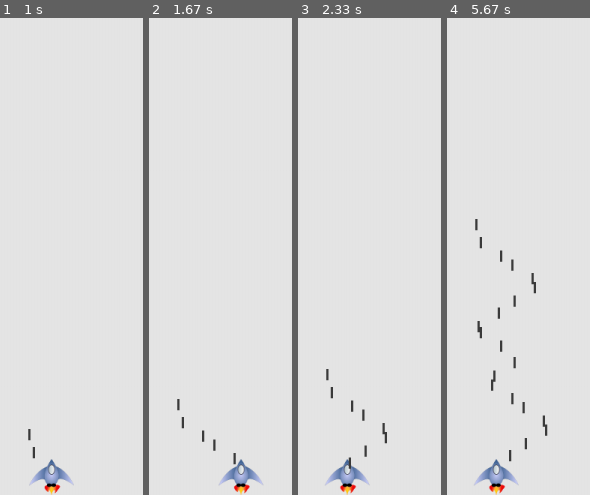
Above: before the commit, frames 1-4 (left to right).
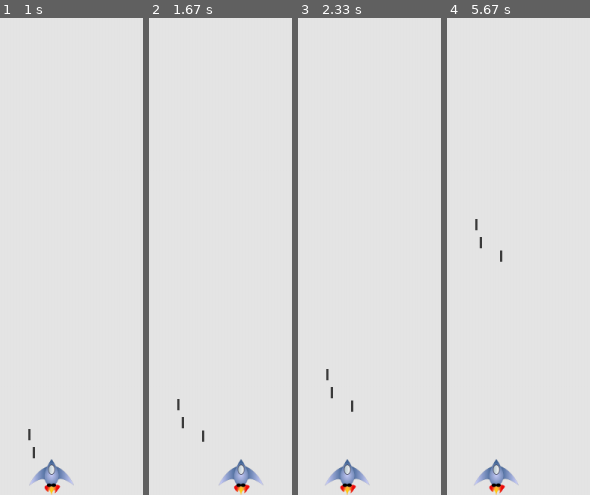
Above: after the commit, the same moments.

Repository: nestor5toglan/invasion_alliens_pygame
Game: pygame game, started from alien_invasion.py
The game is run twice, just before and just after one commit, with the same random seed, the same clock (stepped at 60 frames per second) and the same inputs.
Inputs:
- Up to frame 1 (1 s): tap Space at 0.33, 0.73 s; hold Right from 0.67 s (still down)
- Up to frame 2 (1.67 s): tap Space at 1.03, 1.23, 1.53 s; release Right at 1.13 s; hold Right 1.17-1.63 s
- Up to frame 3 (2.33 s): hold Left 1.67-2.2 s; tap Space at 1.73, 2.03, 2.3 s; hold Left from 2.23 s (still down)
- Up to frame 4 (5.67 s): tap Space at 2.6, 2.73, 3.03, 3.4, 3.7, 3.9, 4.2, 4.4, 4.7, 4.9, 5.2, 5.47 s; release Left at 2.63 s; hold Right 2.67-3.3 s; hold Left 3.33-3.8 s; hold Right 3.83-4.3 s; hold Right 4.33-4.8 s; hold Left 4.83-5.37 s; hold Left from 5.4 s (still down)

Frame 1 is identical in both runs. In frame 2, 0.1% of the frame differs, in the area x 44-61%, y 88-94%; in frame 3, 0.3%; in frame 4, 0.9%, in the area x 20-71%, y 50-94%.

Commit message:
dernier commit suite au modifications liees a alien_invasion.py et settings.py

Diff:
--- a/alien_invasion.py
+++ b/alien_invasion.py
@@ -37,7 +37,14 @@
             #surveiller  les évenements du clavier et de la sourri
             self._check_events()
             self.ship.update()
-            self.bullets.update()#changement2 mise a jour de la position des balles a chaque passage dans la boucle
+            self._update_bullets()
+           # #self.bullets.update()#changement2 mise a jour de la position des balles a chaque passage dans la boucle
+           # #faire disparaitre les balles qui napparaissent plus a lecran pour economiser de la memoire
+           # #for bullet in self.bullets.copy():
+           # #    if bullet.rect.bottom <= 0 :
+           # #        self.bullets.remove(bullet)
+           # #print(len(self.bullets))
+
             self._update_screen()
 
 
@@ -89,10 +96,23 @@
     #voici la methode self.fire_bullet() ici
     def _fire_bullet(self):
         """creez une nouvelle balle puis ajoutez la au groupe de balle"""
-        new_bullet = Bullet(self)
-        self.bullets.add(new_bullet)
+        if len(self.bullets) < self.settings.bullets_allowed:
+            new_bullet = Bullet(self)
+            self.bullets.add(new_bullet)
 
 ##décomposition par méthode de _check_events
+ # ajout dune nouvelle méthode _update_bullets() pour garder la classe AlienInvasion bien organisée
+    def _update_bullets(self):
+        """mettre à jour la position des balles et se debarrasser des vieilles balles """
+        #mettre a jour la position des balles
+        self.bullets.update()#changement2 mise a jour de la position des balles a chaque passage dans la boucle
+        #faire disparaitre les balles qui napparaissent plus a lecran pour economiser de la memoire
+        for bullet in self.bullets.copy():
+            if bullet.rect.bottom <= 0 :
+                self.bullets.remove(bullet)
+
+
+
 
 
     def _update_screen(self):
--- a/settings.py
+++ b/settings.py
@@ -19,3 +19,4 @@
         self.bullet_width = 3
         self.bullet_height = 15
         self.bullet_color = (60,60,60)
+        self.bullets_allowed = 3
